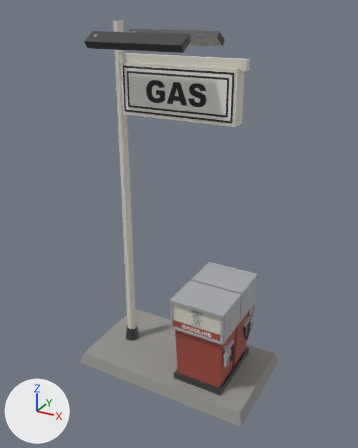
The Blender file assets/models/src/gas-pump.blend as it was, and as the next commit left it.
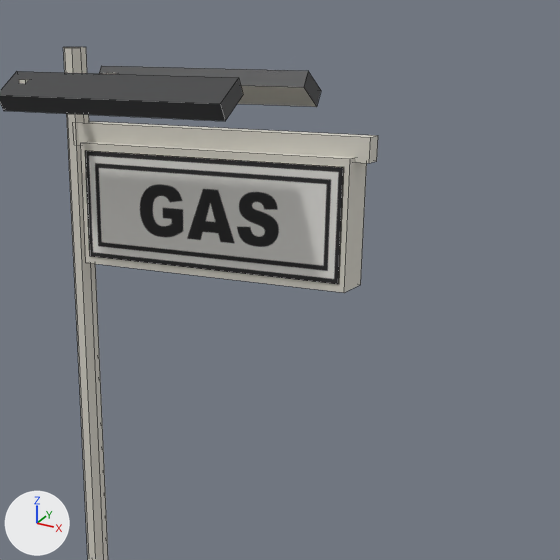
Each version is shown whole from a 50 mm lens placed at (2.53, -5.06, 4.7), pointed at (-0.23, -0.03, 2.19), then close up on the part from 24% to 92% of the width and 0% to 54% of the height. The lights are fixed; the arrows at lower left show +X, +Y and +Z. The older version's two pictures come first. The close-ups show mesh edges as thin lines.

The scene before the commit, as lines of its bpy script (objects in view):
```python
me_gaspump = bpy.data.meshes.new('GasPump')
me_gaspump.from_pydata(...)  # 380 vertices, 286 faces; spans x -1.5..1.0, y -0.7..0.7, z 0.0..4.55
# faces by material slot: [6, 46, 12, 62, 156, 4]
me_gaspump.materials.append(mat_pumpconcrete)  # grey #959490
me_gaspump.materials.append(mat_pumpbody)  # light grey #dad6cb
me_gaspump.materials.append(mat_pumpskirt)  # red #a24d42
me_gaspump.materials.append(mat_pumptrim)  # dark grey #3c3d3e
me_gaspump.materials.append(mat_pumpmetal)  # grey #a9abad
me_gaspump.materials.append(mat_pumpgraphic)  # picture img_gaspumpatlas
ob_gaspump = bpy.data.objects.new('GasPump', me_gaspump)
ob_gaspump.location = (0.0, 0.0, 0.0)
```
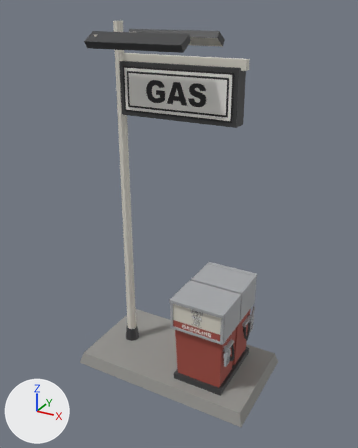
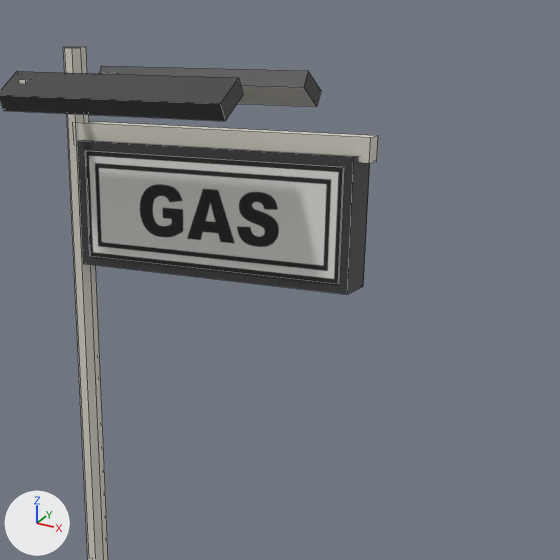
What differs and where, as boxes [x1, y1, x2, y2] in the close-ups (560 x 560 px; the box of a moved part takes in the faces that stretch with it):
'GasPump', reshaped, recoloured (darker)
    both: [0, 47, 378, 560]
part 1 of me_gaspump, moved or reshaped
    before: [81, 142, 367, 293]
    after: [78, 140, 370, 294]
part 2 of me_gaspump, recoloured
    both: [81, 142, 353, 293]
part 3 of me_gaspump, recoloured
    both: [338, 158, 367, 291]

The change in detail:
me_gaspump has 380 vertices, 286 faces and spans x -1.5..1.0, y -0.7..0.7, z 0.0..4.55.
me_gaspump is used by ob_gaspump; location (0.0, 0.0, 0.0).
me_gaspump part 1: the loose piece of 8 vertices spanning x -0.97..0.49, y -0.1..0.1, z 3.51..4.11 is scaled about its middle by (1.02, 1, 1.02).
me_gaspump part 2: 10 of the faces centred in x -0.24, y -0.1..0.1, z 3.51..4.11 switch from mat_pumpbody (light grey #dad6cb) to mat_pumptrim (dark grey #3c3d3e).
me_gaspump part 3: 3 of the faces centred in x 0.46..0.49, y -0.1..0.1, z 3.81 switch from mat_pumpbody (light grey #dad6cb) to mat_pumptrim (dark grey #3c3d3e).
